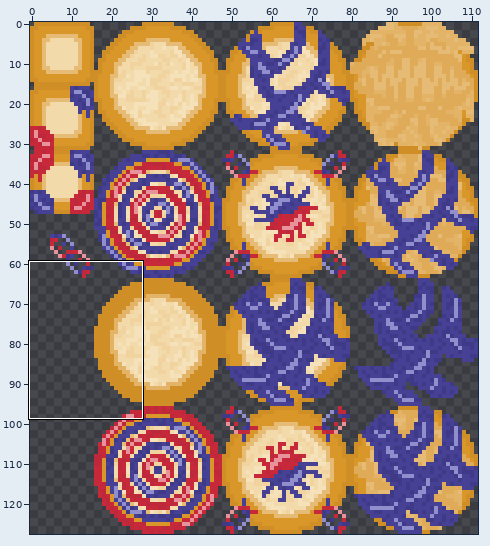
Edited in one commit: pixel-art file (Sprites/GUI.aseprite). The picture above shows the old version from afar; the outline marks the close-up.
Close-up. Earlier state:
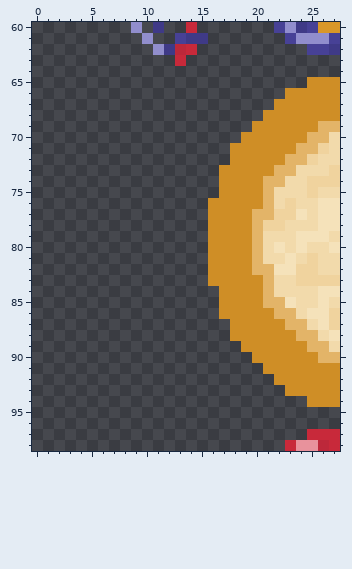
112x128 pixels, 1 frame. Colours within 5 levels of each other are drawn and written as one. Shown: x 0..27, y 60..98.
New version:
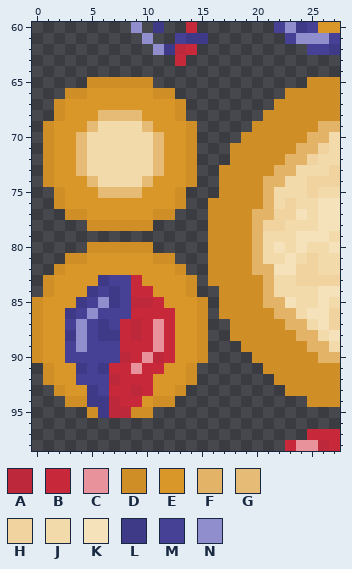
Palette (. is transparent): A #bd283a  B #c8293a  C #e8929c  D #cf8e26  E #d99729  F #e3b468  G #e6bb75  H #f0d39e  J #f2daab  K #f5e2ba  L #3f3a87  M #474196  N #918ecd
Difference:
Changed rows in their new state; - is an unchanged pixel.
first column x 0:
65 -----DDDDDD-----
66 ---DDEEEEEEDD---
67 --DEEEEEEEEEED--
68 --DEEEGGGGEEED--
69 -DEEEGJJJJGEEED-
70 -DEEGJJJJJJGEED-
71 -DEEGJJJJJJGEED-
72 -DEEGJJJJJJGEED-
73 -DEEGJJJJJJGEED-
74 -DEEEGJJJJGEEED-
75 --DEEEGGGGEEED--
76 --DEEEEEEEEEED--
77 ---DDEEEEEEDD---
78 -----DDDDDD-----
80 -----DDDDDD-----
81 ---DDEEEEEEDD---
82 --DEEEEEEEEEED--
83 -DEEEELMMBEEEED-
84 -DEEELMLMBBEEED-
85 DEEELMNLMAABEEED
86 DEELMNMMMBBBBEED
87 DEEMNMLMBABCBEED
88 DEELNMLLBABCBEED
89 DEEMNMMMBBBCBEED
90 DEEMMMMMABCABEED
91 -DEELMLBBCBBEED-
92 -DEEMMMABBBEEED-
93 --DEELMBBABEED--
94 ---DDLLABBEDD---
95 -----DLAADD-----
